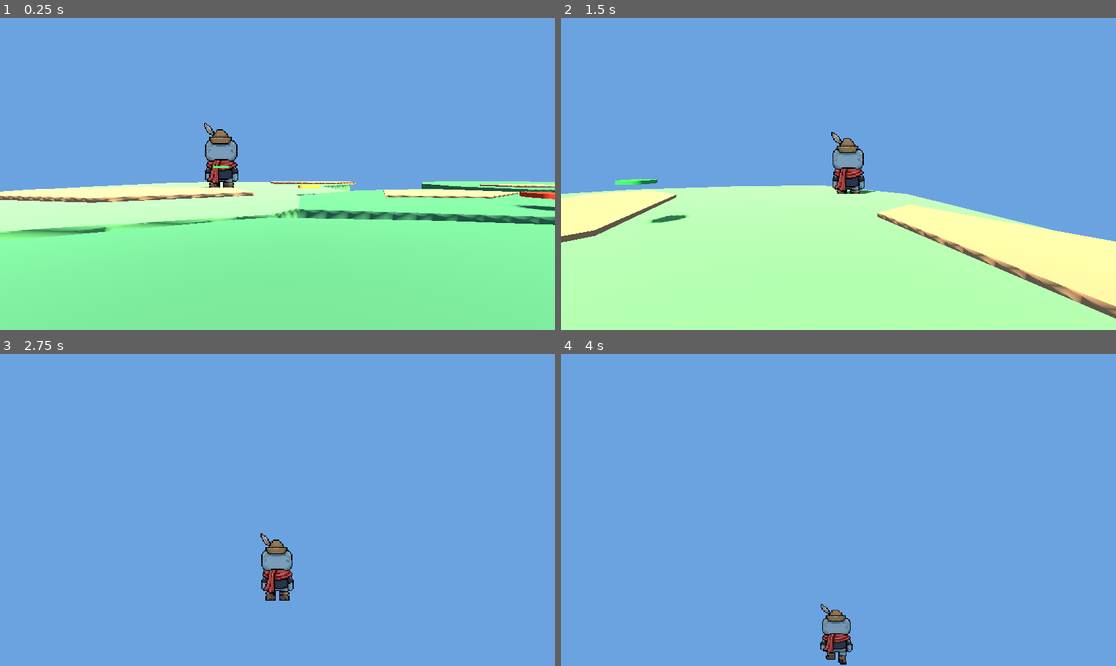
Above: before the commit, frames 1-4 (two rows, left to right).
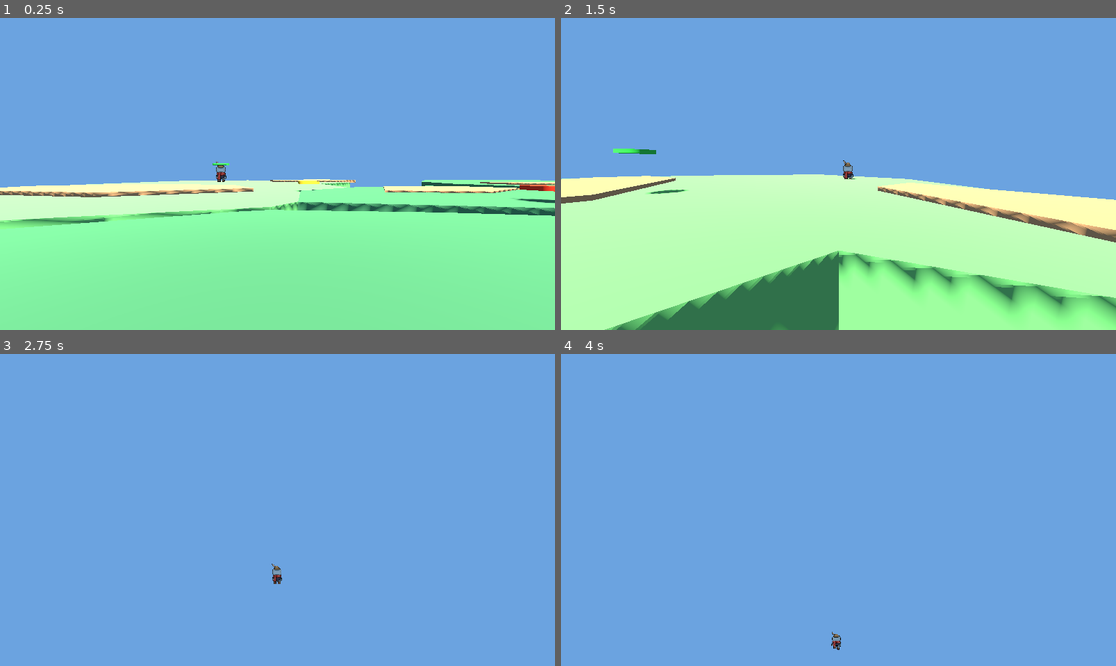
Above: after the commit, the same moments.

Repository: DBorgKiwami/group-project
Game: Godot game, scene res://scenes/levels/3d/redlance_pondside_review.tscn
Same seed, same stepped clock (60 frames per second), same inputs: the game is played once before the commit and once after it. This scene is started directly instead of the project's main scene.
Inputs (mouse positions are in pixels of both pictures, inside the frame that each line leads up to):
- Up to frame 1 (0.25 s): no input
- Up to frame 2 (1.5 s): tap Enter (ui_accept) at 0.5, 0.77 s; move the mouse to (866, 174) at 0.52 s; hold Shift (attack) 0.53-1.28 s; hold Up (ui_up) from 0.53 s (still down); move the mouse to (810, 174) at 1.27 s; tap / (grapple) at 1.35 s
- Up to frame 3 (2.75 s): keep holding Up (ui_up); tap Enter (ui_accept) at 1.52 s; move the mouse to (288, 503) at 2.02 s; hold E (interact) from 2.03 s (still down)
- Up to frame 4 (4 s): keep holding Up (ui_up); move the mouse to (832, 516) at 2.77 s; release E (interact) at 2.78 s; tap Shift (attack) at 2.85 s; tap Enter (ui_accept) at 3.02, 3.77 s; move the mouse to (877, 513) at 3.52 s; hold / (grapple) from 3.53 s (still down)

The runs differ from the first frame. In frame 1, 9.6% of the frame differs, in the area x 0-100%, y 33-71%; in frame 2, 26%, in the area x 0-100%, y 36-100%; in frame 3, 0.9%; in frame 4, 0.7%.

Commit message:
Update Redlance route scene files

Diff:
--- a/scenes/levels/3d/redlance_pondside_review.tscn
+++ b/scenes/levels/3d/redlance_pondside_review.tscn
@@ -25,36 +25,36 @@
 albedo_color = Color(0.22, 0.85, 0.36, 1)
 roughness = 0.8
 
-[sub_resource type="StandardMaterial3D" id="MarkerCheckpointMat"]
-albedo_color = Color(0.96, 0.83, 0.24, 1)
-roughness = 0.8
-
-[sub_resource type="StandardMaterial3D" id="MarkerCombatMat"]
-albedo_color = Color(0.95, 0.26, 0.18, 1)
-roughness = 0.8
-
-[sub_resource type="StandardMaterial3D" id="MarkerRewardMat"]
-albedo_color = Color(0.34, 0.76, 1, 1)
-roughness = 0.8
-
-[sub_resource type="StandardMaterial3D" id="MarkerExitMat"]
-albedo_color = Color(0.76, 0.45, 1, 1)
-roughness = 0.8
-
 [sub_resource type="CylinderMesh" id="MarkerDiscMesh"]
 top_radius = 0.22
 bottom_radius = 0.22
 height = 0.05
 radial_segments = 16
 
+[sub_resource type="StandardMaterial3D" id="MarkerCheckpointMat"]
+albedo_color = Color(0.96, 0.83, 0.24, 1)
+roughness = 0.8
+
+[sub_resource type="StandardMaterial3D" id="MarkerCombatMat"]
+albedo_color = Color(0.95, 0.26, 0.18, 1)
+roughness = 0.8
+
+[sub_resource type="StandardMaterial3D" id="MarkerRewardMat"]
+albedo_color = Color(0.34, 0.76, 1, 1)
+roughness = 0.8
+
+[sub_resource type="StandardMaterial3D" id="MarkerExitMat"]
+albedo_color = Color(0.76, 0.45, 1, 1)
+roughness = 0.8
+
+[sub_resource type="BoxShape3D" id="CheckpointShape"]
+size = Vector3(1.4, 1, 1.4)
+
 [sub_resource type="BoxShape3D" id="CombatTriggerShape"]
-size = Vector3(3.0, 1.4, 2.4)
+size = Vector3(3, 1.4, 2.4)
 
 [sub_resource type="BoxShape3D" id="WaterAreaShape"]
-size = Vector3(6.5, 1.0, 5.2)
-
-[sub_resource type="BoxShape3D" id="CheckpointShape"]
-size = Vector3(1.4, 1.0, 1.4)
+size = Vector3(6.5, 1, 5.2)
 
 [sub_resource type="BoxShape3D" id="ExitShape"]
 size = Vector3(2.2, 1.4, 2.2)
@@ -112,7 +112,7 @@
 [node name="LevelBase" parent="." unique_id=458334827 instance=ExtResource("2_level")]
 
 [node name="3Dplatformingcharacter" parent="." unique_id=2055655660 node_paths=PackedStringArray("jump_sfx", "landing_sfx") instance=ExtResource("3_player")]
-transform = Transform3D(1, 0, 0, 0, 1, 0, 0, 0, 1, -5.8, 0.7, -2.4)
+transform = Transform3D(0.3, 0, 0, 0, 0.3, 0, 0, 0, 0.3, -5.8, 0.2687053, -2.4)
 jump_sfx = NodePath("JumpSfx")
 landing_sfx = NodePath("LandingSfx")
 
@@ -136,92 +136,92 @@
 audio_player = NodePath("../FootstepAudio")
 sprite = NodePath("../AnimatedSprite3D")
 
-[node name="GameplayPlan" type="Node3D" parent="."]
-
-[node name="PlayerSpawn" type="Marker3D" parent="GameplayPlan"]
+[node name="GameplayPlan" type="Node3D" parent="." unique_id=1211180447]
+
+[node name="PlayerSpawn" type="Marker3D" parent="GameplayPlan" unique_id=1062512196]
 transform = Transform3D(1, 0, 0, 0, 1, 0, 0, 0, 1, -5.8, 0.7, -2.4)
 
-[node name="Disc" type="MeshInstance3D" parent="GameplayPlan/PlayerSpawn"]
-mesh = SubResource("MarkerDiscMesh")
+[node name="Disc" type="MeshInstance3D" parent="GameplayPlan/PlayerSpawn" unique_id=1375298802]
 material_override = SubResource("MarkerSpawnMat")
-
-[node name="Checkpoint_01_AfterPondEdge" type="Marker3D" parent="GameplayPlan"]
+mesh = SubResource("MarkerDiscMesh")
+
+[node name="Checkpoint_01_AfterPondEdge" type="Marker3D" parent="GameplayPlan" unique_id=694845709]
 transform = Transform3D(1, 0, 0, 0, 1, 0, 0, 0, 1, -3.6, 0.26, -0.85)
 
-[node name="Disc" type="MeshInstance3D" parent="GameplayPlan/Checkpoint_01_AfterPondEdge"]
-mesh = SubResource("MarkerDiscMesh")
+[node name="Disc" type="MeshInstance3D" parent="GameplayPlan/Checkpoint_01_AfterPondEdge" unique_id=1297977809]
 material_override = SubResource("MarkerCheckpointMat")
-
-[node name="CombatTrigger_01_Position" type="Marker3D" parent="GameplayPlan"]
+mesh = SubResource("MarkerDiscMesh")
+
+[node name="CombatTrigger_01_Position" type="Marker3D" parent="GameplayPlan" unique_id=1320295731]
 transform = Transform3D(1, 0, 0, 0, 1, 0, 0, 0, 1, -1.15, 0.27, 0.95)
 
-[node name="Disc" type="MeshInstance3D" parent="GameplayPlan/CombatTrigger_01_Position"]
-mesh = SubResource("MarkerDiscMesh")
+[node name="Disc" type="MeshInstance3D" parent="GameplayPlan/CombatTrigger_01_Position" unique_id=412423653]
 material_override = SubResource("MarkerCombatMat")
-
-[node name="RewardMarker_01" type="Marker3D" parent="GameplayPlan"]
+mesh = SubResource("MarkerDiscMesh")
+
+[node name="RewardMarker_01" type="Marker3D" parent="GameplayPlan" unique_id=145611958]
 transform = Transform3D(1, 0, 0, 0, 1, 0, 0, 0, 1, 0.45, 0.28, 1.75)
 
-[node name="Disc" type="MeshInstance3D" parent="GameplayPlan/RewardMarker_01"]
-mesh = SubResource("MarkerDiscMesh")
+[node name="Disc" type="MeshInstance3D" parent="GameplayPlan/RewardMarker_01" unique_id=176318714]
 material_override = SubResource("MarkerRewardMat")
-
-[node name="Checkpoint_02_BeforeExit" type="Marker3D" parent="GameplayPlan"]
+mesh = SubResource("MarkerDiscMesh")
+
+[node name="Checkpoint_02_BeforeExit" type="Marker3D" parent="GameplayPlan" unique_id=2111698304]
 transform = Transform3D(1, 0, 0, 0, 1, 0, 0, 0, 1, 2.75, 0.26, 1.35)
 
-[node name="Disc" type="MeshInstance3D" parent="GameplayPlan/Checkpoint_02_BeforeExit"]
-mesh = SubResource("MarkerDiscMesh")
+[node name="Disc" type="MeshInstance3D" parent="GameplayPlan/Checkpoint_02_BeforeExit" unique_id=686252542]
 material_override = SubResource("MarkerCheckpointMat")
-
-[node name="LevelExit" type="Marker3D" parent="GameplayPlan"]
+mesh = SubResource("MarkerDiscMesh")
+
+[node name="LevelExit" type="Marker3D" parent="GameplayPlan" unique_id=1495531785]
 transform = Transform3D(1, 0, 0, 0, 1, 0, 0, 0, 1, 5.25, 0.3, 2.8)
 
-[node name="Disc" type="MeshInstance3D" parent="GameplayPlan/LevelExit"]
-mesh = SubResource("MarkerDiscMesh")
+[node name="Disc" type="MeshInstance3D" parent="GameplayPlan/LevelExit" unique_id=1429895990]
 material_override = SubResource("MarkerExitMat")
-
-[node name="GameplayTriggers" type="Node3D" parent="."]
-
-[node name="Checkpoint_01_Area" type="Area3D" parent="GameplayTriggers"]
+mesh = SubResource("MarkerDiscMesh")
+
+[node name="GameplayTriggers" type="Node3D" parent="." unique_id=1234368126]
+
+[node name="Checkpoint_01_Area" type="Area3D" parent="GameplayTriggers" unique_id=842257683]
 transform = Transform3D(1, 0, 0, 0, 1, 0, 0, 0, 1, -3.6, 0.65, -0.85)
 collision_layer = 0
 collision_mask = 32
 
-[node name="CollisionShape3D" type="CollisionShape3D" parent="GameplayTriggers/Checkpoint_01_Area"]
+[node name="CollisionShape3D" type="CollisionShape3D" parent="GameplayTriggers/Checkpoint_01_Area" unique_id=1336763541]
 shape = SubResource("CheckpointShape")
 
-[node name="CombatTrigger_01_To2DTestCombat" type="Area3D" parent="GameplayTriggers"]
+[node name="CombatTrigger_01_To2DTestCombat" type="Area3D" parent="GameplayTriggers" unique_id=682417888]
 transform = Transform3D(1, 0, 0, 0, 1, 0, 0, 0, 1, -1.15, 0.75, 0.95)
 collision_layer = 0
 collision_mask = 32
 script = ExtResource("4_transition")
 scene = "res://scenes/levels/2d/testlevel2d.tscn"
 
-[node name="CollisionShape3D" type="CollisionShape3D" parent="GameplayTriggers/CombatTrigger_01_To2DTestCombat"]
+[node name="CollisionShape3D" type="CollisionShape3D" parent="GameplayTriggers/CombatTrigger_01_To2DTestCombat" unique_id=1788602004]
 shape = SubResource("CombatTriggerShape")
 
-[node name="WaterAreaPlaceholder" type="Area3D" parent="GameplayTriggers"]
+[node name="WaterAreaPlaceholder" type="Area3D" parent="GameplayTriggers" unique_id=2100198787]
 transform = Transform3D(1, 0, 0, 0, 1, 0, 0, 0, 1, -2.9, 0.45, -3.2)
 collision_layer = 0
 collision_mask = 32
 
-[node name="CollisionShape3D" type="CollisionShape3D" parent="GameplayTriggers/WaterAreaPlaceholder"]
+[node name="CollisionShape3D" type="CollisionShape3D" parent="GameplayTriggers/WaterAreaPlaceholder" unique_id=139410510]
 shape = SubResource("WaterAreaShape")
 
-[node name="Checkpoint_02_Area" type="Area3D" parent="GameplayTriggers"]
+[node name="Checkpoint_02_Area" type="Area3D" parent="GameplayTriggers" unique_id=2046046733]
 transform = Transform3D(1, 0, 0, 0, 1, 0, 0, 0, 1, 2.75, 0.65, 1.35)
 collision_layer = 0
 collision_mask = 32
 
-[node name="CollisionShape3D" type="CollisionShape3D" parent="GameplayTriggers/Checkpoint_02_Area"]
+[node name="CollisionShape3D" type="CollisionShape3D" parent="GameplayTriggers/Checkpoint_02_Area" unique_id=996105233]
 shape = SubResource("CheckpointShape")
 
-[node name="LevelExit_Area" type="Area3D" parent="GameplayTriggers"]
+[node name="LevelExit_Area" type="Area3D" parent="GameplayTriggers" unique_id=1046100548]
 transform = Transform3D(1, 0, 0, 0, 1, 0, 0, 0, 1, 5.25, 0.75, 2.8)
 collision_layer = 0
 collision_mask = 32
 
-[node name="CollisionShape3D" type="CollisionShape3D" parent="GameplayTriggers/LevelExit_Area"]
+[node name="CollisionShape3D" type="CollisionShape3D" parent="GameplayTriggers/LevelExit_Area" unique_id=1650361036]
 shape = SubResource("ExitShape")
 
 [connection signal="area_entered" from="GameplayTriggers/CombatTrigger_01_To2DTestCombat" to="GameplayTriggers/CombatTrigger_01_To2DTestCombat" method="_on_area_entered"]
Not shown, changed: models/levels/redlance_pondside/redlance_pondside_blender_level_base.blend
